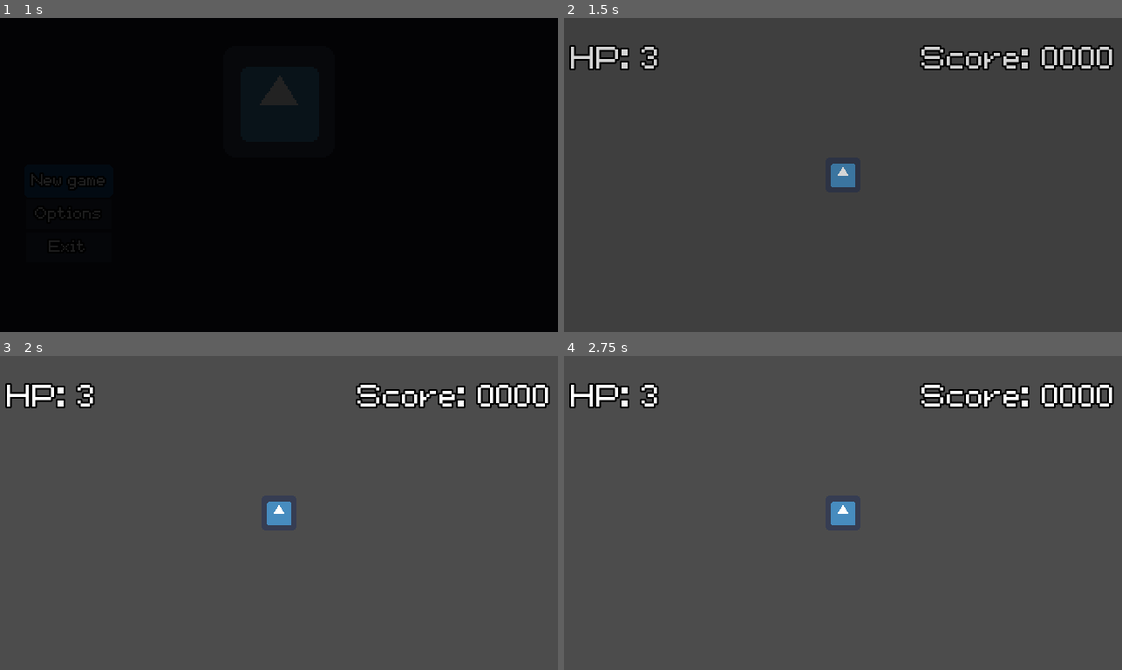
Above: before the commit, frames 1-4 (two rows, left to right).
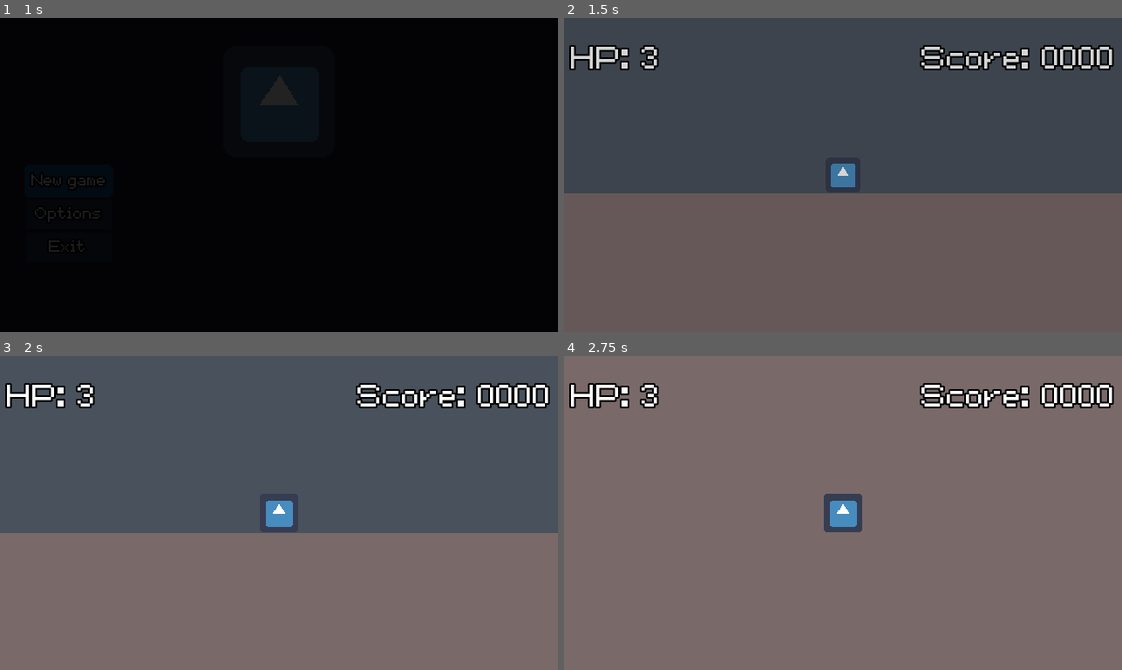
Above: after the commit, the same moments.

Repository: agustinoli/GodotWildJam48
Game: Godot game, scene res://MainMenu/MainMenu.tscn
Same seed, same stepped clock (60 frames per second), same inputs: the game is played once before the commit and once after it. The engine's default icon, where the game draws it, is replaced by a stand-in: a white triangle on a blue panel in a dark square. Sound files missing from this copy of the repository are replaced by a short silence.
Inputs (mouse positions are in pixels of both pictures, inside the frame that each line leads up to):
- Up to frame 1 (1 s): click "New game" at 0.5 s
- Up to frame 2 (1.5 s): tap Enter (ui_accept) at 1.25 s; move the mouse to (965, 159) at 1.27 s; hold D (Right) from 1.28 s (still down); tap 1 (BuildPowerMachine) at 1.35 s
- Up to frame 3 (2 s): keep holding D (Right); tap P (Jump) at 1.52 s; tap Mouse wheel down (zoom_in) at 1.55 s
- Up to frame 4 (2.75 s): tap Enter (ui_accept) at 2 s; move the mouse to (731, 528) at 2.02 s; release D (Right) at 2.03 s; hold S (Down) from 2.03 s (still down); tap Mouse wheel down (zoom_in) at 2.1 s; tap P (Jump) at 2.27 s; tap Mouse wheel up (zoom_out) at 2.3 s

Frame 1 is identical in both runs. In frame 2, 44% of the frame differs, in the area x 0-100%, y 55-100%; in frame 3, 44%; in frame 4, 97%, in the area x 0-100%, y 0-100%.

Commit message:
wip: ghost machines on fsm, moved fsm nodes to node2d

Diff:
--- a/Levels/TestScene.tscn
+++ b/Levels/TestScene.tscn
@@ -1,11 +1,22 @@
-[gd_scene load_steps=3 format=2]
+[gd_scene load_steps=4 format=2]
 
 [ext_resource path="res://Levels/Level.gd" type="Script" id=1]
 [ext_resource path="res://Player/Player.tscn" type="PackedScene" id=2]
+[ext_resource path="res://icon.png" type="Texture" id=3]
 
 [node name="Level" type="Node2D"]
 script = ExtResource( 1 )
 Next_Scene = "res://MainMenu/MainMenu.tscn"
+
+[node name="TextureRect" type="TextureRect" parent="."]
+modulate = Color( 0.917647, 0.690196, 0.690196, 0.290196 )
+margin_left = -1670.0
+margin_top = -676.0
+margin_right = 1661.0
+margin_bottom = 788.0
+texture = ExtResource( 3 )
+expand = true
+flip_v = true
 
 [node name="TileMap" type="TileMap" parent="."]
 mode = 1
--- a/Player/BuildPlayer.gd
+++ b/Player/BuildPlayer.gd
@@ -15,7 +15,7 @@
 
 
 # Virtual function. Corresponds to the `_process()` callback.
-func update(_delta: float) -> void:
+func fsm_update(_delta: float) -> void:
 	state_machine.transition_to("Idle")
 	pass
 
--- a/Player/IdlePlayer.gd
+++ b/Player/IdlePlayer.gd
@@ -2,7 +2,9 @@
 
 onready var player = self.get_node('../../')
 onready var animationSprite = self.get_node('../../AnimatedSprite')
+var ghost
 
+onready var ghostMachineScene : PackedScene = load("res://Machines/GhostMachine.tscn")
 
 # Virtual function. Receives events from the `_unhandled_input()` callback.
 func handle_input(_event: InputEvent) -> void:
@@ -10,9 +12,17 @@
 
 
 # Virtual function. Corresponds to the `_process()` callback.
-func update(_delta: float) -> void:
+func fsm_update(_delta: float) -> void:
 	if Input.is_action_pressed("Left") or Input.is_action_pressed("Up") or Input.is_action_pressed("Right") or Input.is_action_pressed("Down"):
 		state_machine.transition_to("Move")
+	elif Input.is_action_just_pressed("BuildPowerMachine"):
+			ghost = ghostMachineScene.instance()
+			ghost.set_machine(GameController.POWER_MACHINE)
+			ghost.set_position(get_local_mouse_position())
+			self.get_tree().get_current_scene().add_child(ghost)
+	elif Input.is_action_just_pressed("ui_cancel"):
+			if ghost:
+				ghost.queue_free()
 	elif Input.is_action_just_pressed("BuildPowerMachine"):
 		if GameController.can_build_machine(GameController.POWER_MACHINE):
 			GameController.build_machine(GameController.POWER_MACHINE)
@@ -39,7 +49,8 @@
 # Virtual function. Called by the state machine upon changing the active state. The `msg` parameter
 # is a dictionary with arbitrary data the state can use to initialize itself.
 func enter(_msg := {}) -> void:
-	animationSprite.play(player.get_current_dir() + "Idle" )
+	pass
+#	animationSprite.play(player.get_current_dir() + "Idle" )
 
 
 # Virtual function. Called by the state machine before changing the active state. Use this function
--- a/Player/MovePlayer.gd
+++ b/Player/MovePlayer.gd
@@ -17,7 +17,7 @@
 
 
 # Virtual function. Corresponds to the `_process()` callback.
-func update(_delta: float) -> void:
+func fsm_update(_delta: float) -> void:
 	player.parse_input()
 	if !Input.is_action_pressed("Left") and !Input.is_action_pressed("Up") and !Input.is_action_pressed("Right") and !Input.is_action_pressed("Down"):
 		state_machine.transition_to("Idle")
@@ -39,16 +39,16 @@
 	if move_direction.x != 0 and move_direction.y != 0:
 		move_direction.y /= 2
 
-	if LEFT || RIGHT || UP || DOWN:
-		player.set_facing(move_direction)
+#	if LEFT || RIGHT || UP || DOWN:
+#		player.set_facing(move_direction)
 
-	player.set_current_dir(direction2str(player.facing))
+#	player.set_current_dir(direction2str(player.facing))
 
 	player.move_and_collide(move_direction * player.speed)
 
-	var animation = player.get_current_dir() + "Run"
-	if animationSprite.get_animation() != animation:
-		animationSprite.play(animation)
+#	var animation = player.get_current_dir() + "Run"
+#	if animationSprite.get_animation() != animation:
+#		animationSprite.play(animation)
 
 
 func direction2str(direction):
--- a/Player/Player.gd
+++ b/Player/Player.gd
@@ -11,11 +11,9 @@
 var speed = NORMAL_SPEED
 var hp = MAX_HP
 
-
 var directions = ["Right", "RightDown", "Down", "LeftDown", "Left", "LeftUp", "Up", "RightUp"]
 var current_direction: String = "Down" setget set_current_dir, get_current_dir
 var facing = Vector2() setget set_facing, get_facing
-
 
 func set_current_dir(new_dir: String):
 	current_direction = new_dir
@@ -44,6 +42,12 @@
 func _ready():
 	pass
 
+func _process(_delta):
+	if Input.is_action_just_released("zoom_out"):
+		$Camera2D.set_zoom($Camera2D.get_zoom()+Vector2(0.1,0.1))
+	elif Input.is_action_just_released("zoom_in"):
+		$Camera2D.set_zoom($Camera2D.get_zoom()-Vector2(0.1,0.1))
+
 
 func parse_input():
 	pass
--- a/Player/Player.tscn
+++ b/Player/Player.tscn
@@ -32,15 +32,15 @@
 [node name="Camera2D" type="Camera2D" parent="."]
 current = true
 
-[node name="StateMachine" type="Node" parent="."]
+[node name="StateMachine" type="Node2D" parent="."]
 script = ExtResource( 4 )
 initial_state = NodePath("Idle")
 
-[node name="Idle" type="Node" parent="StateMachine"]
+[node name="Idle" type="Node2D" parent="StateMachine"]
 script = ExtResource( 5 )
 
-[node name="Build" type="Node" parent="StateMachine"]
+[node name="Build" type="Node2D" parent="StateMachine"]
 script = ExtResource( 6 )
 
-[node name="Move" type="Node" parent="StateMachine"]
+[node name="Move" type="Node2D" parent="StateMachine"]
 script = ExtResource( 3 )
--- a/fsm/state.gd
+++ b/fsm/state.gd
@@ -1,6 +1,6 @@
 # Virtual base class for all states.
 class_name State
-extends Node
+extends Node2D
 
 # Reference to the state machine, to call its `transition_to()` method directly.
 # That's one unorthodox detail of our state implementation, as it adds a dependency between the
@@ -15,7 +15,7 @@
 
 
 # Virtual function. Corresponds to the `_process()` callback.
-func update(_delta: float) -> void:
+func fsm_update(_delta: float) -> void:
 	pass
 
 
--- a/fsm/stateMachine.gd
+++ b/fsm/stateMachine.gd
@@ -27,7 +27,7 @@
 
 
 func _process(delta: float) -> void:
-	state.update(delta)
+	state.fsm_update(delta)
 
 
 func _physics_process(delta: float) -> void:
--- a/project.godot
+++ b/project.godot
@@ -24,7 +24,7 @@
 "language": "GDScript",
 "path": "res://addons/GameTemplate/Utility/SaveSettings.gd"
 }, {
-"base": "Node",
+"base": "Node2D",
 "class": "State",
 "language": "GDScript",
 "path": "res://fsm/state.gd"
Binary file changed: Machines/MineralMachine.png
